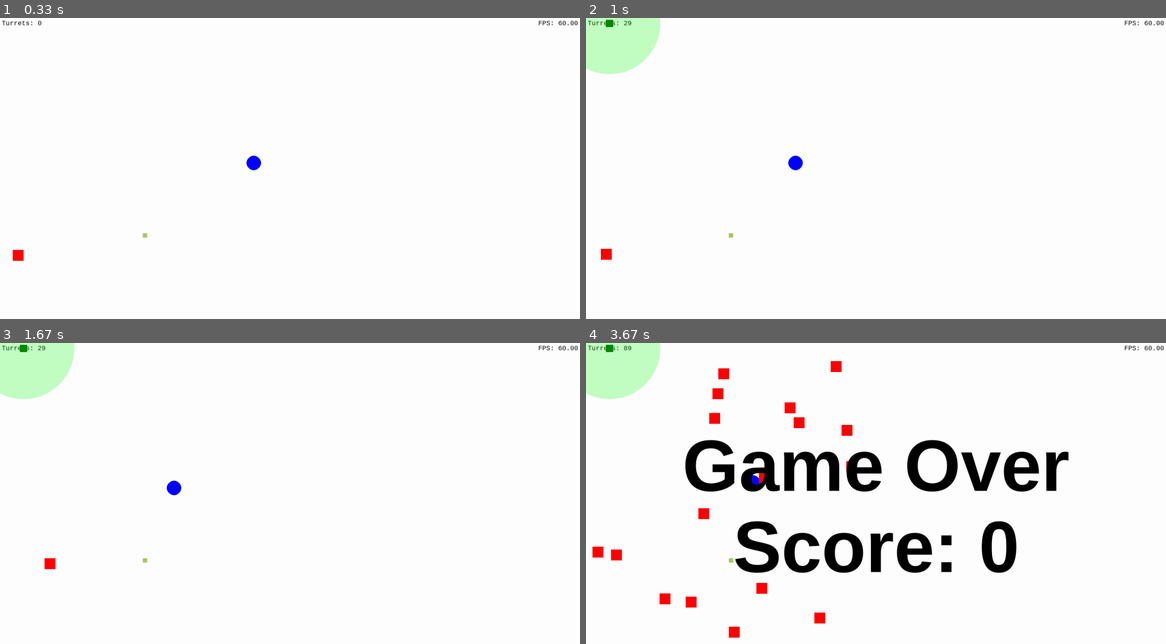
Above: before the commit, frames 1-4 (two rows, left to right).
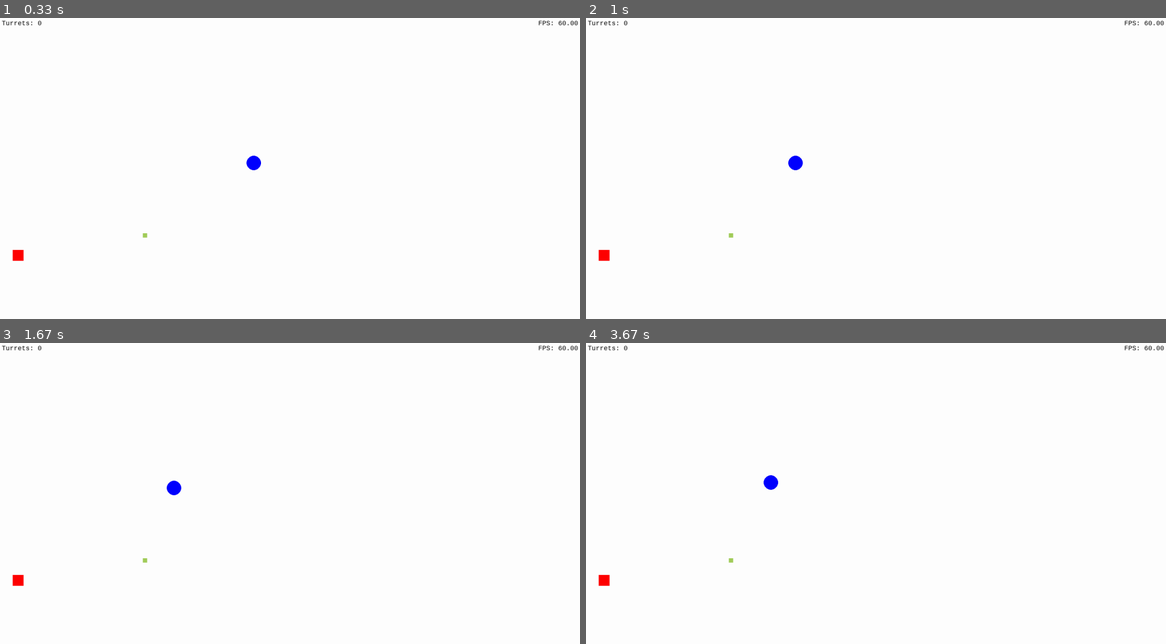
Above: after the commit, the same moments.

Repository: MarcellPerger1/game_with_pygame
Game: pygame game, started from main.py
Two runs of this game, one before a commit and one after it. Both use one fixed random seed, a clock stepped at 60 frames per second and the inputs below.
Inputs (mouse positions are in pixels of both pictures, inside the frame that each line leads up to):
- Up to frame 1 (0.33 s): no input
- Up to frame 2 (1 s): hold T 0.33-0.87 s; hold Left 0.33-0.87 s; click (609, 24) at 0.95 s, where only the run before the commit has a clickable "Turrets: 30"
- Up to frame 3 (1.67 s): hold Left from 1.23 s (still down)
- Up to frame 4 (3.67 s): release Left at 1.77 s; hold Down 1.8-2.1 s; tap T at 1.95, 3.12 s; hold Left 2.13-2.53 s; hold Up 2.57-2.93 s; hold Right 2.97-3.6 s

Frame 1 is identical in both runs. In frame 2, 2.1% of the frame differs, in the area x 0-13%, y 0-81%; in frame 3, 2.2%; in frame 4, 11%, in the area x 0-84%, y 0-98%.

Commit message:
feat: Remove pressing 't' to add 30 turrets

Diff:
--- a/main.py
+++ b/main.py
@@ -289,10 +289,6 @@
                 if DEBUG_MEMORY:
                     perf_mgr.mem_snapshot = mem_prof.take_snapshot()
                 raise PGExit
-            if event.type == pg.KEYDOWN and event.key == pg.K_t:
-                player.turrets += 30
-                update_turrets_text()
-                enemy_spawner.enemy_spawn_interval *= 0.3
             if event.type == pg.KEYDOWN and event.key == pg.K_p:
                 if DEBUG_CPU:
                     perf_mgr.curr_cpu_profile = cProfile.Profile()
